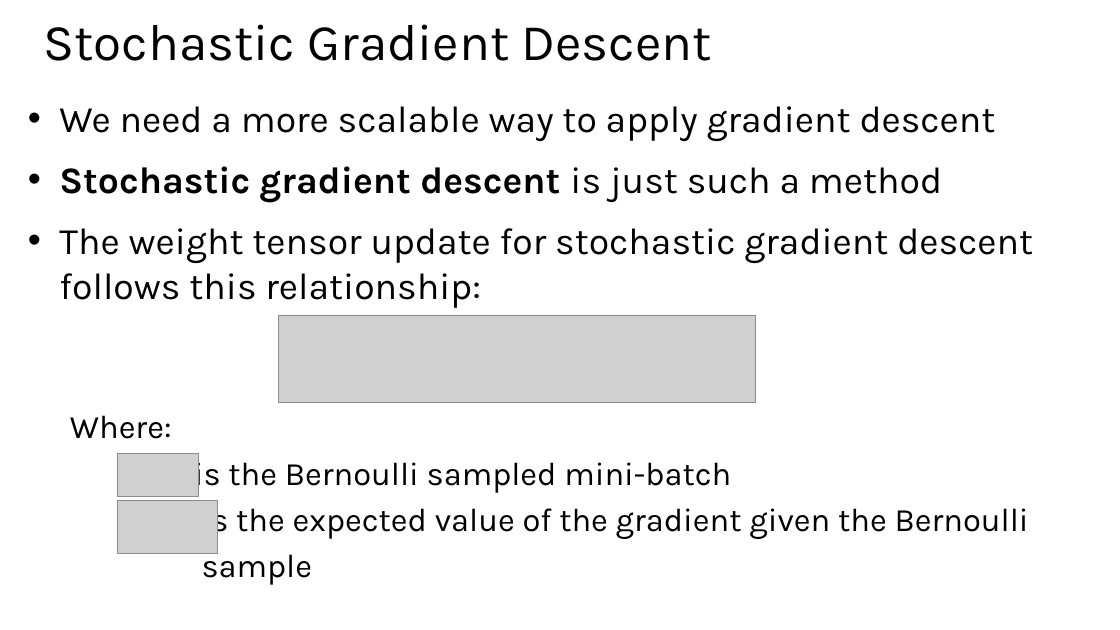
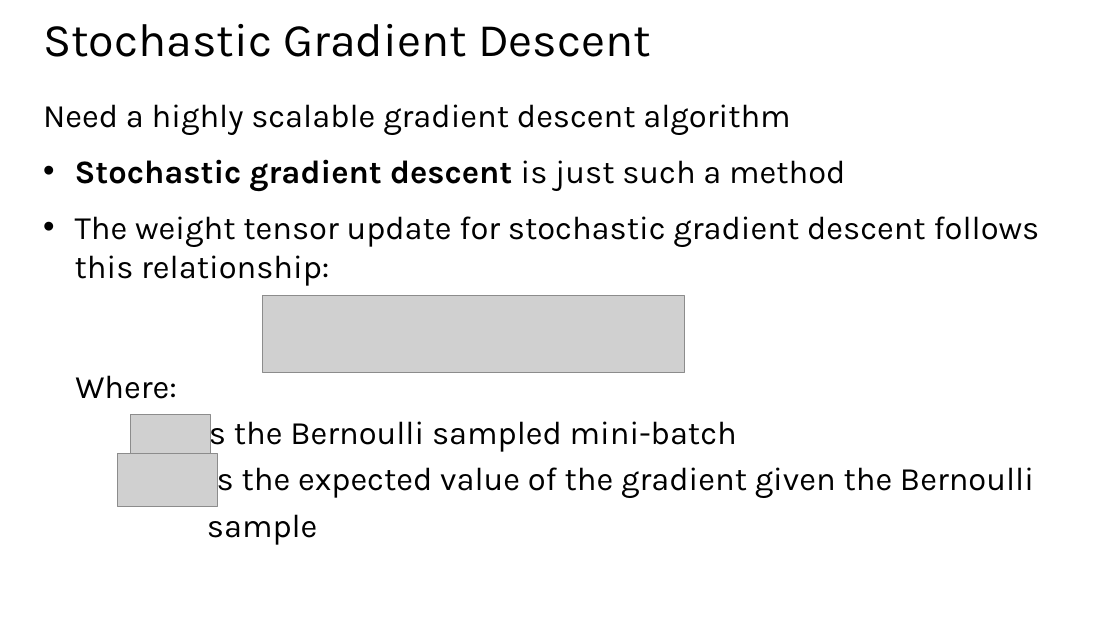
Before and after one commit to StephenElston/CSCI-E25, a slide deck: slide 32 of Slides/7_RegularizationAndOptimization.pptx. Drawn at 1120x630 pixels with LibreOffice and Linux fonts; fonts in the diff are those of the drawing; grey boxes stand for pictures. Boxes give left, top, right and bottom in pixels: in the first picture for what was removed or moved away, otherwise in the second. Text is boxed around its words. In the diff, an @@ line names an element or a change of style, - is before the commit and + after.

```diff
--- a/Slides/7_RegularizationAndOptimization.pptx
+++ b/Slides/7_RegularizationAndOptimization.pptx
@@ title "Stochastic Gradient Descent" at box(43, 24, 651, 57): size 44 to 40 pt @@
@@ text "Need a highly scalable gradient ...": place and size @@
-text "Need a highly scalable gradient ..." at box(59, 106, 1033, 308)
+text "Need a highly scalable gradient ..." at box(43, 104, 1040, 286)
@@ text at box(43, 104, 790, 135): text changed; size 32 to 28 pt @@
-• We need a more scalable way to apply gradient descent
+Need a highly scalable gradient descent algorithm
@@ text at box(75, 159, 1040, 286): size 32 to 28 pt in "Stochastic gradient descent is just such a ...", "The weight tensor update for stochastic gradient ..." @@
@@ picture: place and size @@
-picture at box(279, 315, 756, 402)
+picture at box(263, 296, 685, 373)
@@ text "Where:": place and size @@
-text "Where:" at box(70, 415, 1029, 585)
+text "Where:" at box(75, 375, 1034, 545)
@@ picture: place and size @@
-picture at box(118, 454, 198, 497)
+picture at box(130, 415, 210, 457)
@@ picture: place and size @@
-picture at box(118, 501, 217, 554)
+picture at box(118, 454, 217, 507)
```
Also in this commit, not shown: 31 other slides changed, 1 slide added, 12 slides removed.
